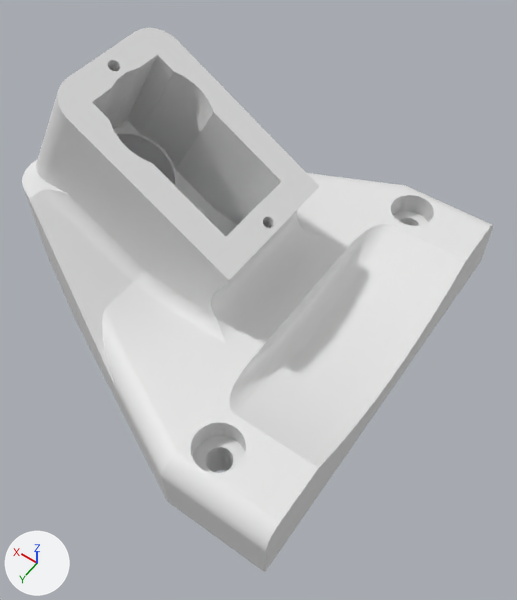
A saved change to the COLLADA model data/urdf/robots/obike/meshes/front_chassic.dae.
Camera for both pictures: a camera (50 mm lens) standing at (-0.0151, 0.0524, 0.0869) and looking at (0.0194, 0.0041, 0.011). Every picture has the same lights, and +X, +Y and +Z are marked at lower left.

Script lines for the objects in view, before the commit:
```python
mat_opaque_255_255_255__001 = principled_material('Opaque(255,255,255).001')
mat_opaque_255_255_255__001.base_color = (0.8, 0.8, 0.8)  # white #e7e7e7
me_front_chassis_v2 = bpy.data.meshes.new('front chassis v2')
me_front_chassis_v2.from_pydata(...)  # 1159 vertices, 2326 faces; spans x 0.0..0.0587, y -0.03..0.03, z 0.0..0.0361
me_front_chassis_v2.materials.append(mat_opaque_255_255_255__001)  # white #e7e7e7
ob_front_chassis_v2 = bpy.data.objects.new('front chassis v2', me_front_chassis_v2)
ob_front_chassis_v2.location = (0.0, 0.0, 0.0)
```
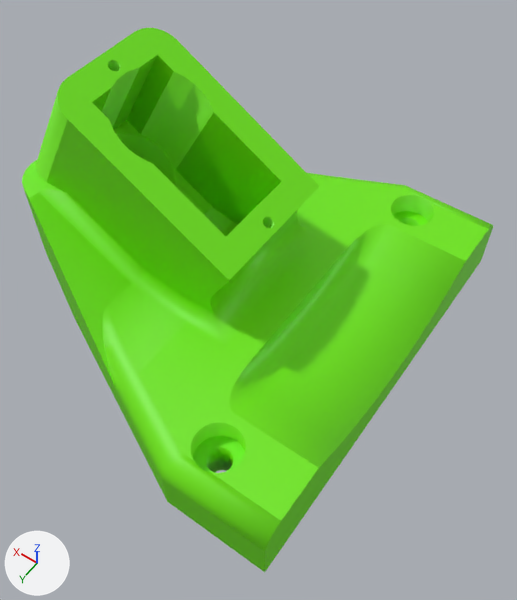
Boxes (x1, y1, x2, y2) around the edits, measured in the pictures (517 x 600 px):
'front chassis v2', recoloured, shading changed (white to green): (22, 28, 493, 572) in both

The edits, one by one:
Material 'Opaque(255,255,255).001' (mat_opaque_255_255_255__001) changes colour from white #e7e7e7 to green #6fe700; in linear values from (0.8, 0.8, 0.8) to (0.16, 0.8, 0.0).
me_front_chassis_v2 has 1159 vertices, 2326 faces and spans x 0.0..0.0587, y -0.03..0.03, z 0.0..0.0361.
me_front_chassis_v2 is used by ob_front_chassis_v2; location (0.0, 0.0, 0.0).
me_front_chassis_v2 part 1: edges marked sharp go from 817 to 743.
